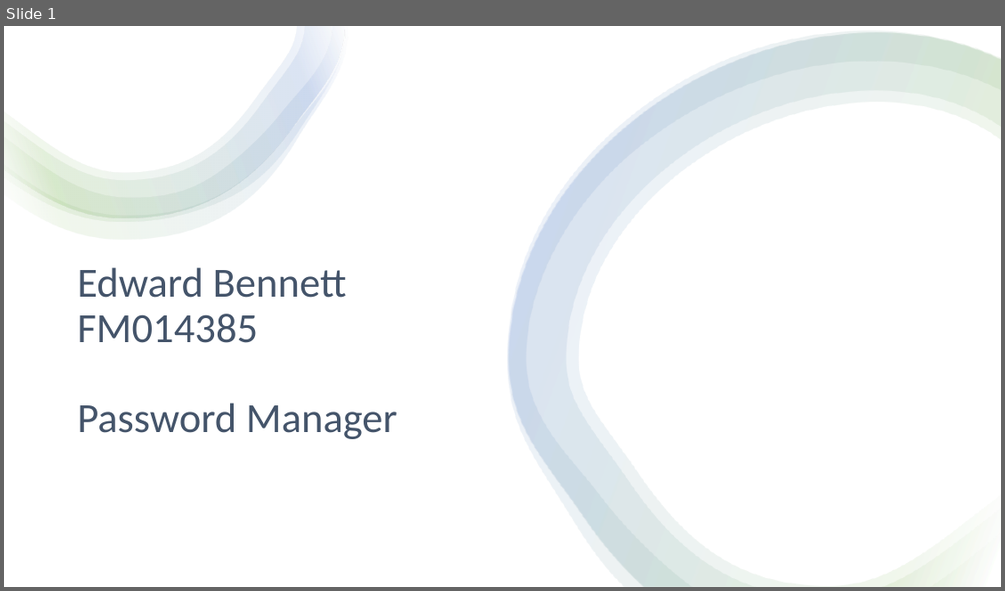
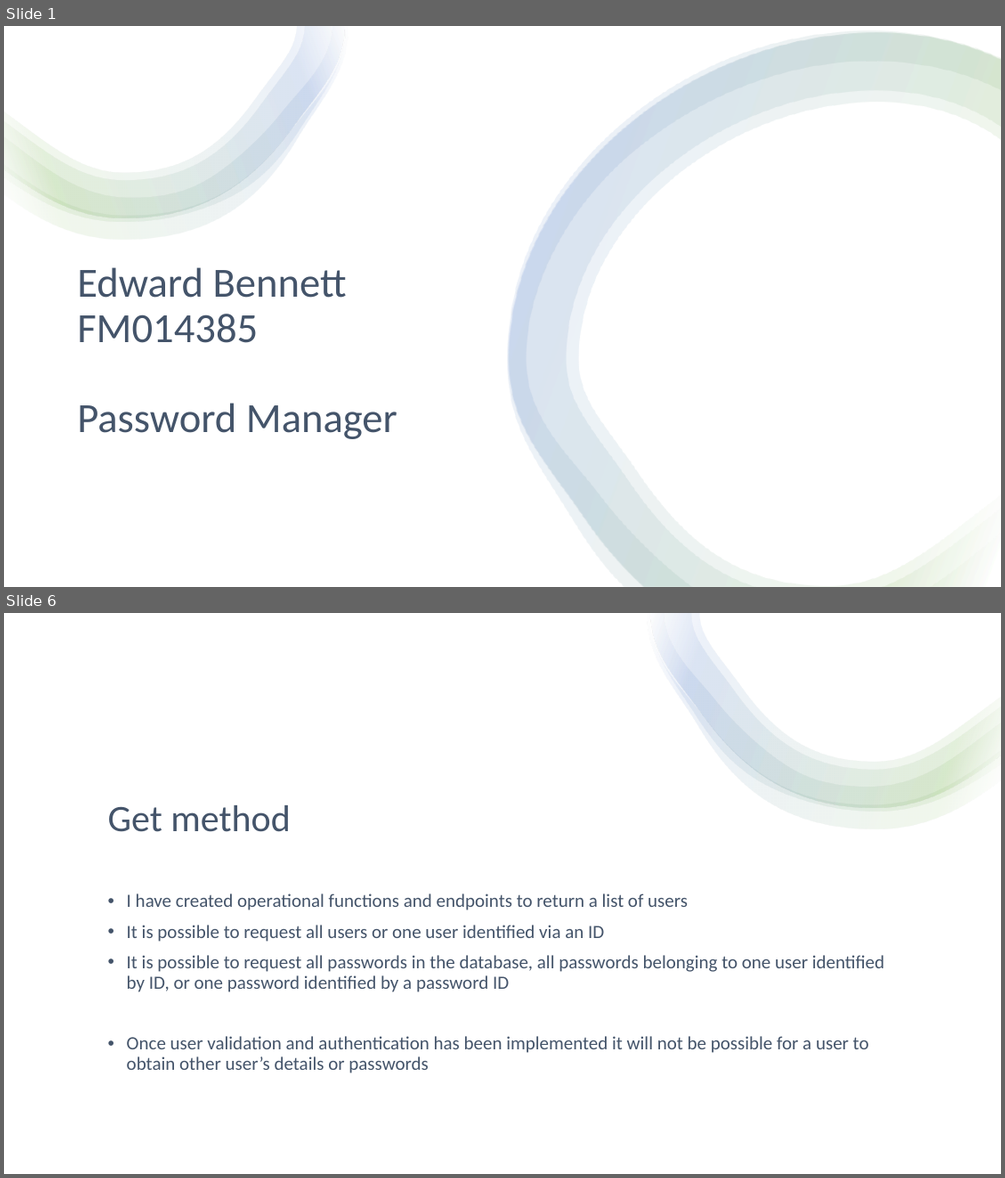
Before and after one commit to EWBennett/password-manager, a slide deck: Project Write-up/Presentation.pptx. Shown one above the other, each under a label of ours: slide 1 before the commit, slides 1 and 6 after it; the slides between them are not shown. The pictures are 1005x591 and 1005x1178 pixels, drawn with LibreOffice and Linux fonts; fonts in the diff are those of the drawing. Boxes give left, top, right and bottom in pixels: in the first picture for what was removed or moved away, otherwise in the second. Text is boxed around its words. In the diff, an @@ line names an element or a change of style, - is before the commit and + after.

```diff
--- a/Project Write-up/Presentation.pptx
+++ b/Project Write-up/Presentation.pptx
@@ slide 6 added at box(4, 613, 1001, 1174), background #FFFFFF @@
@@ rectangle added at box(4, 613, 1001, 1174), fill #FFFFFF @@
@@ group added at box(647, 613, 1001, 829): 4 freeform shapes @@
@@ title added at box(108, 805, 290, 832), 36 pt, text #44546A @@
+Get method
@@ text added at box(127, 893, 884, 1073), 18 pt, text #44546A @@
+• I have created operational functions and endpoints to return a list of users
+• It is possible to request all users or one user identified via an ID
+• It is possible to request all passwords in the database, all passwords belonging to one user identified by ID, or one password identified by a password ID
+• Once user validation and authentication has been implemented it will not be possible for a user to obtain other user’s details or passwords
```
Also in this commit, not shown: 3 slides changed, 5 other slides added, 1 slide removed, 3 other files.
